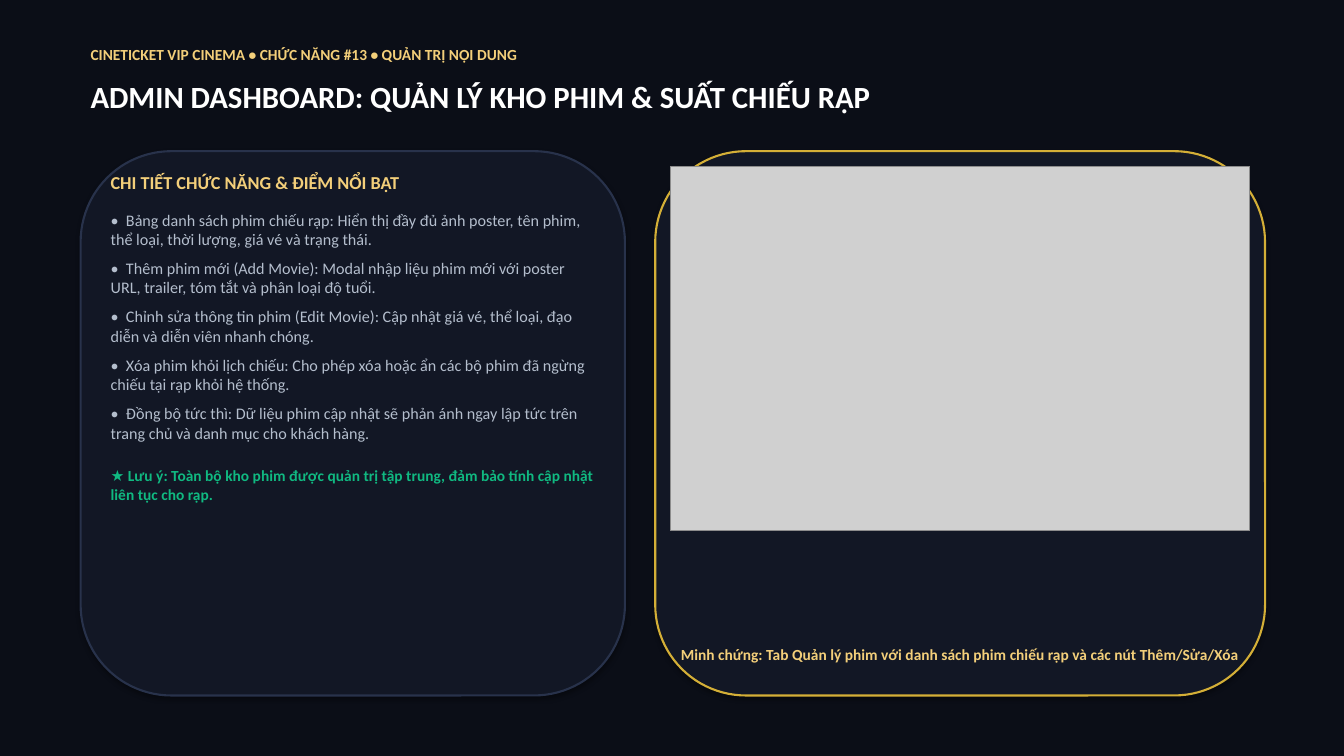
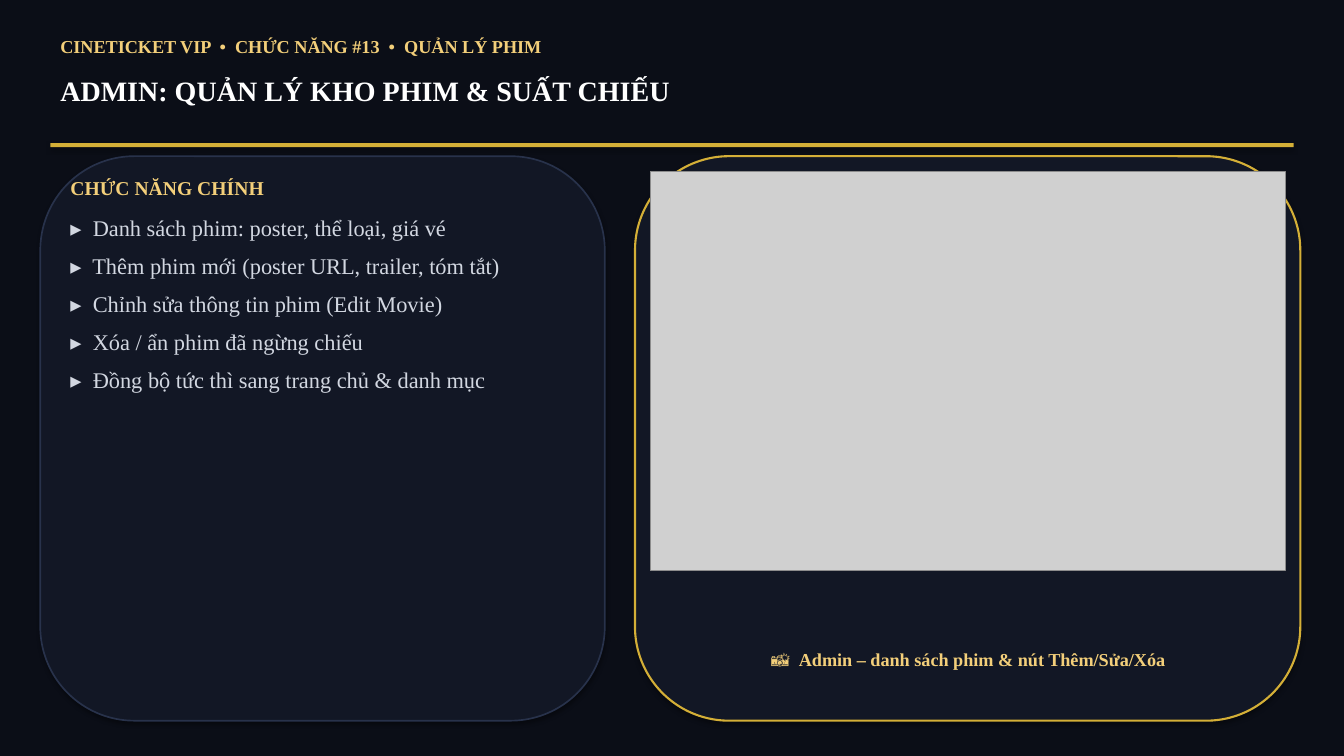
Before and after one commit to hathao109207-oss/hathao, a slide deck: slide 14 of BaoCao_ChucNang_CineTicket.pptx. Drawn at 1344x756 pixels with LibreOffice and Linux fonts; fonts in the diff are those of the drawing; grey boxes stand for pictures. Boxes give left, top, right and bottom in pixels: in the first picture for what was removed or moved away, otherwise in the second. Text is boxed around its words. In the diff, an @@ line names an element or a change of style, - is before the commit and + after.

Commit message:
style(pptx): font Times New Roman 16, noi dung rut gon theo tu khoa

```diff
--- a/BaoCao_ChucNang_CineTicket.pptx
+++ b/BaoCao_ChucNang_CineTicket.pptx
@@ text at (x1=60, y1=39, x2=541, y2=56): text changed; size 11 to 13 pt; font Calibri to Times New Roman @@
-CINETICKET VIP CINEMA • CHỨC NĂNG #13 • QUẢN TRỊ NỘI DUNG
+CINETICKET VIP • CHỨC NĂNG #13 • QUẢN LÝ PHIM
@@ text at (x1=60, y1=80, x2=670, y2=106): text changed; size 22 to 20 pt; font Calibri to Times New Roman @@
-ADMIN DASHBOARD: QUẢN LÝ KHO PHIM & SUẤT CHIẾU RẠP
+ADMIN: QUẢN LÝ KHO PHIM & SUẤT CHIẾU
@@ rectangle added at (x1=50, y1=143, x2=1294, y2=147), fill #D4AF37 @@
@@ rounded rectangle resized from (x1=81, y1=151, x2=625, y2=696) to (x1=40, y1=156, x2=605, y2=721) @@
@@ rounded rectangle at (x1=40, y1=156, x2=605, y2=721): outline #28324B 1.5 pt to #28324B 1.2 pt @@
@@ rounded rectangle resized from (x1=655, y1=151, x2=1265, y2=696) to (x1=635, y1=156, x2=1301, y2=721) @@
@@ picture resized from (x1=670, y1=166, x2=1250, y2=530) to (x1=650, y1=171, x2=1286, y2=571) @@
@@ text at (x1=70, y1=180, x2=500, y2=393): text changed; size 11.5 to 16 pt; font Calibri to Times New Roman; text colour #B4BECD to #D2D7E1 @@
-CHI TIẾT CHỨC NĂNG & ĐIỂM NỔI BẬT
-• Bảng danh sách phim chiếu rạp: Hiển thị đầy đủ ảnh poster, tên phim, thể loại, thời lượng, giá vé và trạng thái.
-• Thêm phim mới (Add Movie): Modal nhập liệu phim mới với poster URL, trailer, tóm tắt và phân loại độ tuổi.
-• Chỉnh sửa thông tin phim (Edit Movie): Cập nhật giá vé, thể loại, đạo diễn và diễn viên nhanh chóng.
-• Xóa phim khỏi lịch chiếu: Cho phép xóa hoặc ẩn các bộ phim đã ngừng chiếu tại rạp khỏi hệ thống.
-• Đồng bộ tức thì: Dữ liệu phim cập nhật sẽ phản ánh ngay lập tức trên trang chủ và danh mục cho khách hàng.
-★ Lưu ý: Toàn bộ kho phim được quản trị tập trung, đảm bảo tính cập nhật liên tục cho rạp.
+CHỨC NĂNG CHÍNH
+▸ Danh sách phim: poster, thể loại, giá vé
+▸ Thêm phim mới (poster URL, trailer, tóm tắt)
+▸ Chỉnh sửa thông tin phim (Edit Movie)
+▸ Xóa / ẩn phim đã ngừng chiếu
+▸ Đồng bộ tức thì sang trang chủ & danh mục
@@ text at (x1=799, y1=653, x2=1165, y2=670): text changed; size 11 to 13 pt; font Calibri to Times New Roman @@
-Minh chứng: Tab Quản lý phim với danh sách phim chiếu rạp và các nút Thêm/Sửa/Xóa
+📸 Admin – danh sách phim & nút Thêm/Sửa/Xóa
```
Also in this commit, not shown: 15 other slides changed, 1 other file.
